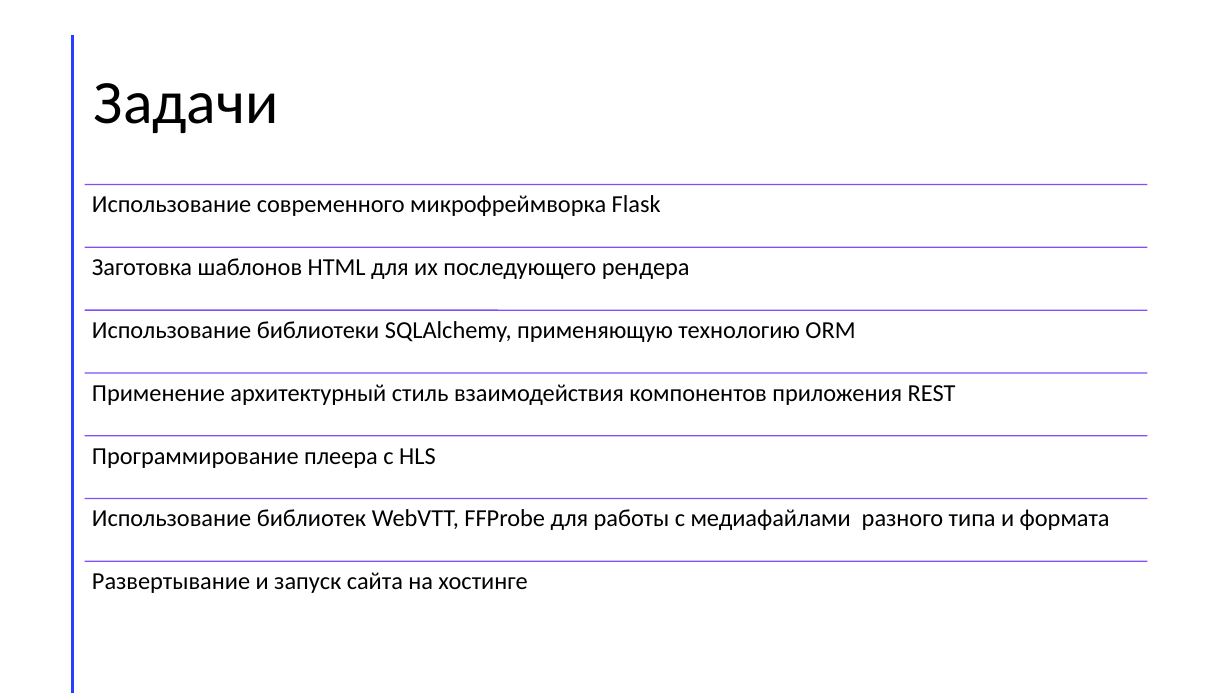
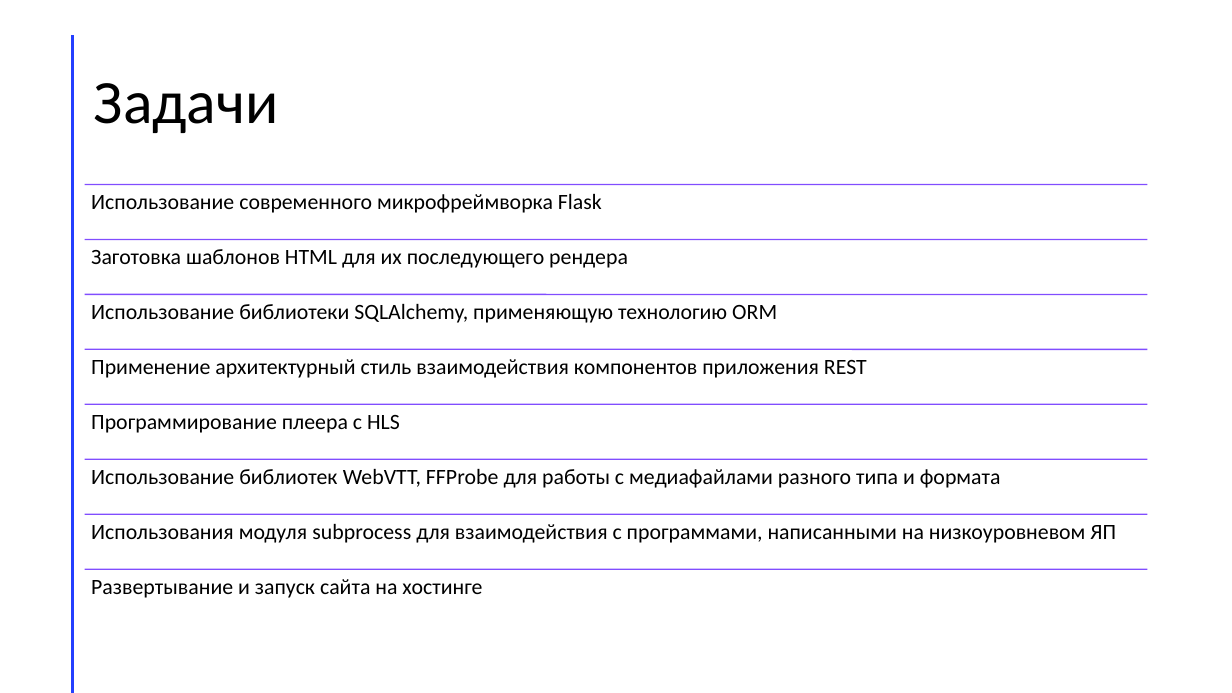
Before and after one commit to AlexSavelev/MoviePoint, a slide deck: slide 4 of presentation/Presentation.pptx. Drawn at 1232x693 pixels with LibreOffice and Linux fonts; fonts in the diff are those of the drawing. Boxes give left, top, right and bottom in pixels: in the first picture for what was removed or moved away, otherwise in the second. Text is boxed around its words. In the diff, an @@ line names an element or a change of style, - is before the commit and + after.

Commit message:
update Presentation

```diff
--- a/presentation/Presentation.pptx
+++ b/presentation/Presentation.pptx
@@ text "Заготовка шаблонов HTML для их ...": place and size @@
-text "Заготовка шаблонов HTML для их ..." at <box>92,258,690,279</box>
+text "Заготовка шаблонов HTML для их ..." at <box>91,249,628,268</box>
@@ line moved from (85, 248) - (1148, 248) to (85, 239) - (1148, 239) @@
@@ text "Использование библиотеки SQLAlchemy, применяющую технологию ...": place and size @@
-text "Использование библиотеки SQLAlchemy, применяющую технологию ..." at <box>92,321,855,342</box>
+text "Использование библиотеки SQLAlchemy, применяющую технологию ..." at <box>91,304,777,323</box>
@@ line moved from (85, 311) - (1148, 311) to (85, 295) - (1148, 295) @@
@@ text "Применение архитектурный стиль взаимодействия компонентов ...": place and size @@
-text "Применение архитектурный стиль взаимодействия компонентов ..." at <box>92,384,956,405</box>
+text "Применение архитектурный стиль взаимодействия компонентов ..." at <box>91,359,867,378</box>
@@ line moved from (85, 373) - (1148, 373) to (85, 349) - (1148, 349) @@
@@ text "Программирование плеера с HLS": place and size @@
-text "Программирование плеера с HLS" at <box>92,448,436,468</box>
+text "Программирование плеера с HLS" at <box>91,415,400,433</box>
@@ line added from (85, 405) to (1148, 405), #814DFF 1 pt @@
@@ size 19 to 17 pt in 7 elements at <box>91,194,602,213</box>, <box>91,579,482,598</box>, <box>91,249,628,268</box>, <box>91,304,777,323</box>, <box>91,359,867,378</box>, <box>91,415,400,433</box>, <box>91,469,1001,488</box> @@
@@ text "Использование библиотек WebVTT, FFProbe для ...": place and size @@
-text "Использование библиотек WebVTT, FFProbe для ..." at <box>92,509,1110,530</box>
+text "Использование библиотек WebVTT, FFProbe для ..." at <box>91,469,1001,488</box>
@@ line moved from (85, 436) - (1148, 436) to (85, 459) - (1148, 459) @@
@@ line moved from (85, 499) - (1148, 499) to (85, 515) - (1148, 515) @@
@@ text added at <box>91,524,1116,543</box>, 17 pt, text #000000 @@
+Использования модуля subprocess для взаимодействия с программами, написанными на низкоуровневом ЯП
@@ text "Развертывание и запуск сайта на ...": place and size @@
-text "Развертывание и запуск сайта на ..." at <box>92,572,527,593</box>
+text "Развертывание и запуск сайта на ..." at <box>91,579,482,598</box>
@@ line moved from (85, 561) - (1148, 561) to (85, 569) - (1148, 569) @@
```
Also in this commit, not shown: 2 other slides changed.
